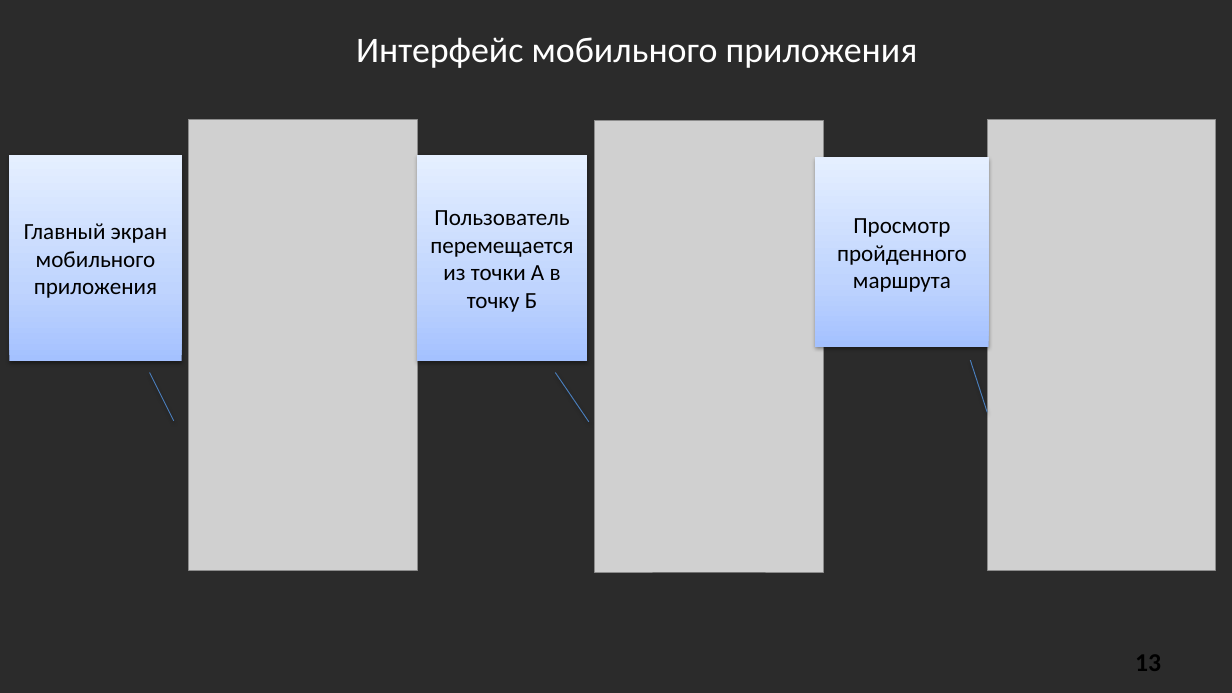
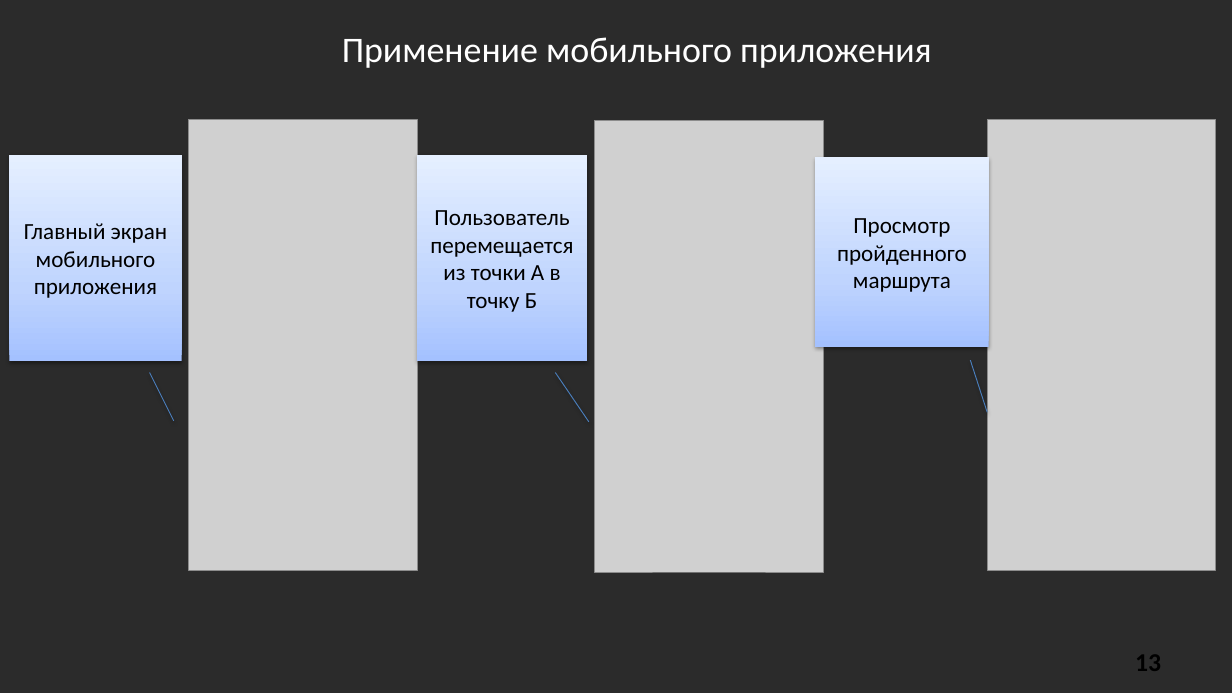
Before and after one commit to SonicRun/DiplomMaga, a slide deck: slide 13 of Диплом/6223 Мавлютов В.Д. Презентация.pptx. Drawn at 1232x693 pixels with LibreOffice and Linux fonts; fonts in the diff are those of the drawing; grey boxes stand for pictures; background and template pictures are left out; a plain dark background stands for a picture behind light text. Boxes give left, top, right and bottom in pixels: in the first picture for what was removed or moved away, otherwise in the second. Text is boxed around its words. In the diff, an @@ line names an element or a change of style, - is before the commit and + after.

```diff
--- a/Диплом/6223 Мавлютов В.Д. Презентация.pptx
+++ b/Диплом/6223 Мавлютов В.Д. Презентация.pptx
@@ text at (x1=342, y1=37, x2=932, y2=68): text changed @@
-Интерфейс мобильного приложения
+Применение мобильного приложения
```
Also in this commit, not shown: 3 other slides changed, 1 slide added, 2 slides removed, 6 other files.
